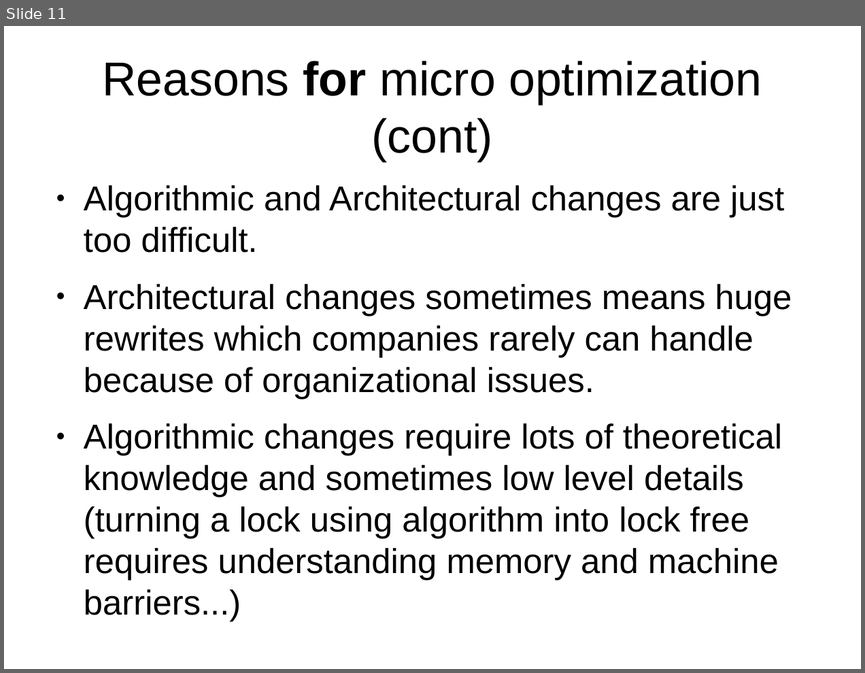
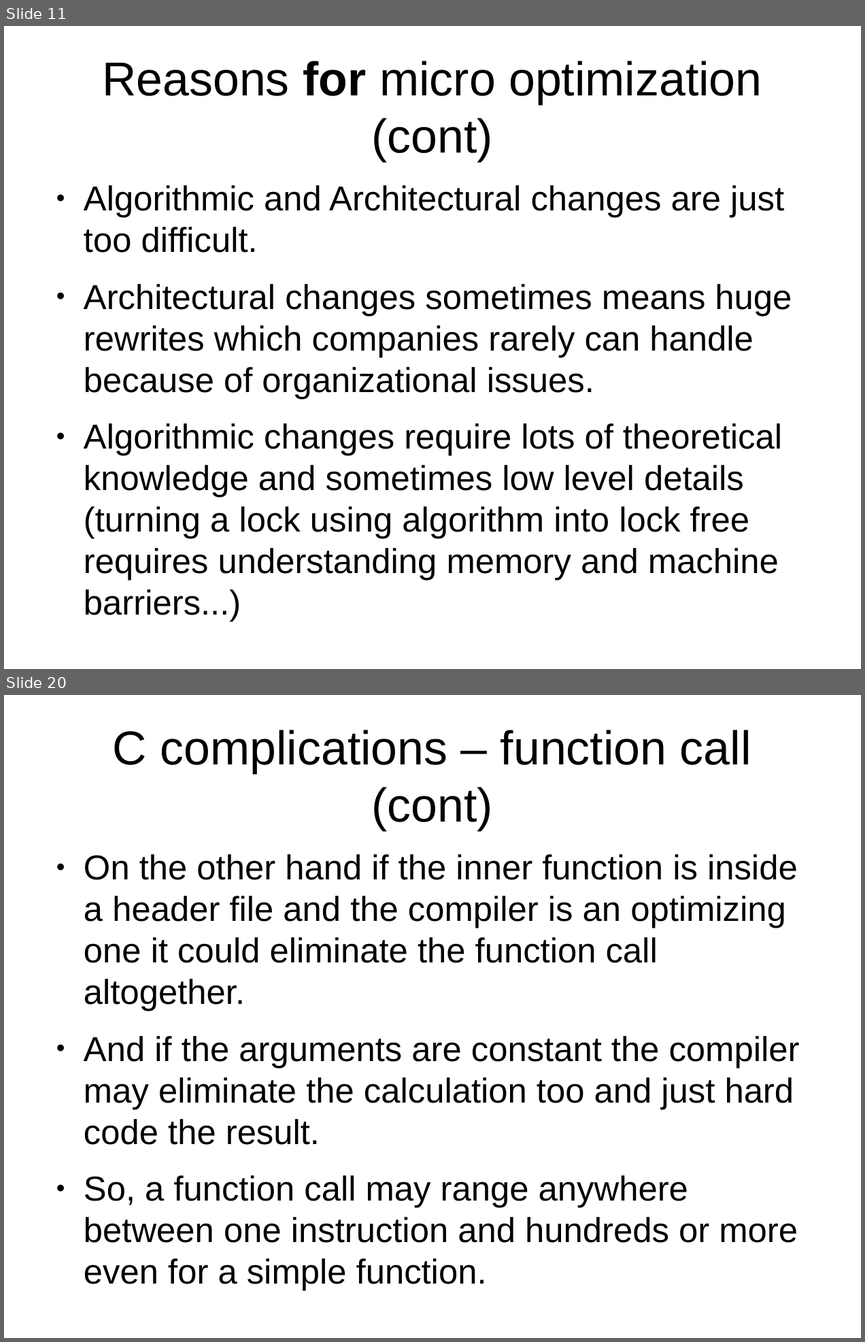
Before and after one commit to veltzer/demos, a slide deck: cpp/multi_core/effective_cplusplus.odp. Shown one above the other, each under a label of ours: slide 11 before the commit, slides 11 and 20 after it; the slides between them are not shown. The pictures are 865x673 and 865x1342 pixels, drawn with LibreOffice and Linux fonts; fonts in the diff are those of the drawing. Boxes give left, top, right and bottom in pixels: in the first picture for what was removed or moved away, otherwise in the second. Text is boxed around its words. In the diff, an @@ line names an element or a change of style, - is before the commit and + after.

```diff
--- a/cpp/multi_core/effective_cplusplus.odp
+++ b/cpp/multi_core/effective_cplusplus.odp
@@ slide 20 added at (4, 695, 861, 1338), background #FFFFFF @@
@@ title added at (113, 730, 751, 830), 44 pt, text #000000 @@
+C complications – function call (cont)
@@ text added at (84, 854, 800, 1284), 32 pt, text #000000 @@
+● On the other hand if the inner function is inside a header file and the compiler is an optimizing one it could eliminate the function call altogether.
+● And if the arguments are constant the compiler may eliminate the calculation too and just hard code the result.
+● So, a function call may range anywhere between one instruction and hundreds or more even for a simple function.
```
Also in this commit, not shown: 4 slides changed, 15 other slides added, 1 other file.
